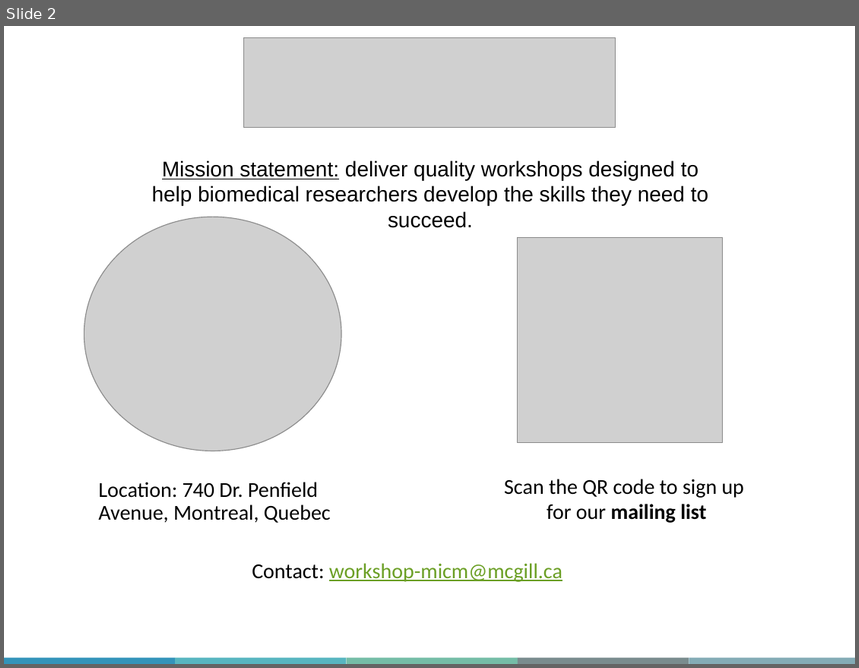
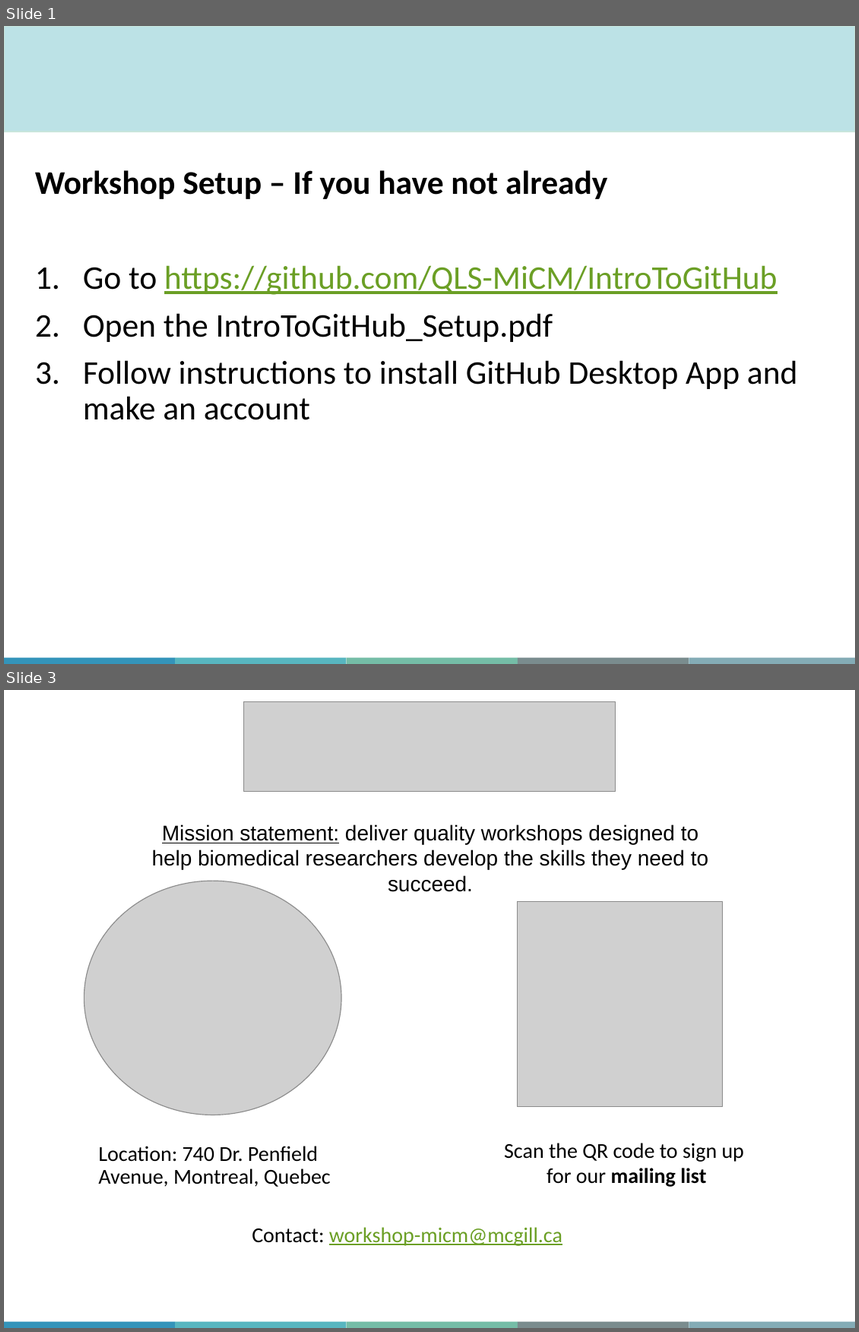
Before and after one commit to aosakwe/MiCM_IntroToGitHub, a slide deck: Slides/MiCM_GitHub_Workshop.pptx. Shown one above the other, each under a label of ours: slide 2 before the commit, slides 1 and 3 after it; the slides between them are not shown. The pictures are 859x668 and 859x1332 pixels, drawn with LibreOffice and Linux fonts; fonts in the diff are those of the drawing; grey boxes stand for pictures; background and template pictures are left out. Boxes give left, top, right and bottom in pixels: in the first picture for what was removed or moved away, otherwise in the second. Text is boxed around its words. In the diff, an @@ line names an element or a change of style, - is before the commit and + after.

```diff
--- a/Slides/MiCM_GitHub_Workshop.pptx
+++ b/Slides/MiCM_GitHub_Workshop.pptx
@@ slide 1 added at (4,26,855,664), background #FFFFFF; not listed: 5 template elements that a slide beside it also shows @@
@@ rectangle added at (4,26,855,132), fill #BCE2E6, outline #C8E5DC 1 pt @@
@@ text added at (35,170,798,420), 28 pt, text #000000 @@
+Workshop Setup – If you have not already
+1. Go to https://github.com/QLS-MiCM/IntroToGitHub
+2. Open the IntroToGitHub_Setup.pdf
+3. Follow instructions to install GitHub Desktop App and make an account
@@ what was slide 2 is now slide 3 @@
```
Also in this commit, not shown: 2 slides changed.
